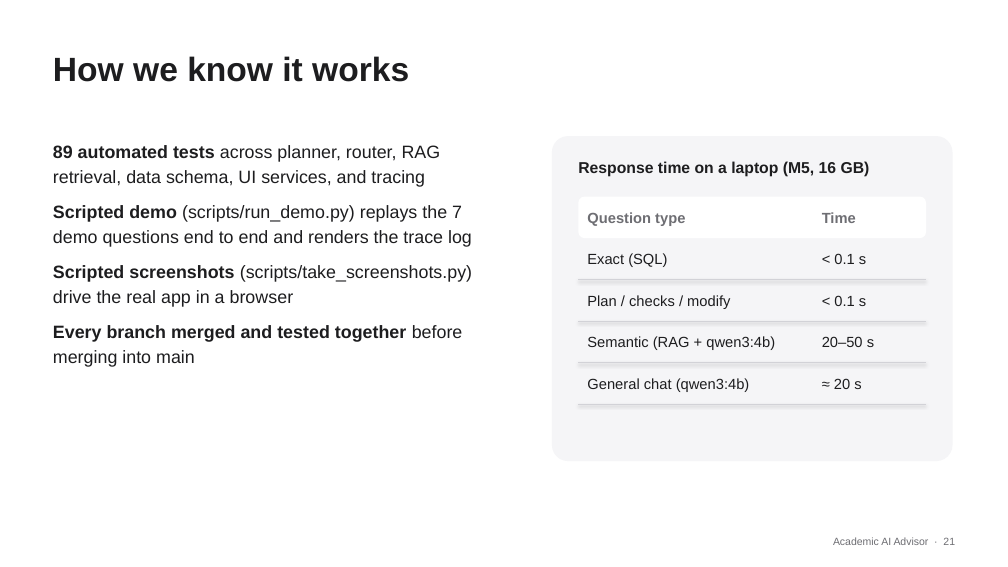
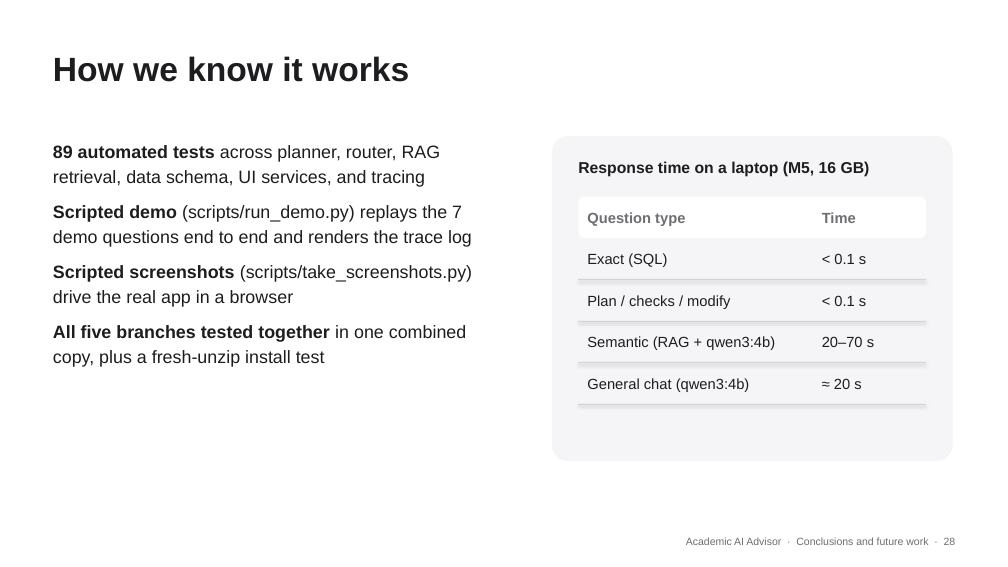
Before and after one commit to JordanTaylorGit/CSE-4392-AI-Academic-Advisor, a slide deck: slide 28 of deliverables/AI_Advisor_Presentation.pptx (slide 21 before the commit). Drawn at 1008x567 pixels with LibreOffice and Linux fonts; fonts in the diff are those of the drawing. Boxes give left, top, right and bottom in pixels: in the first picture for what was removed or moved away, otherwise in the second. Text is boxed around its words. In the diff, an @@ line names an element or a change of style, - is before the commit and + after.

```diff
--- a/deliverables/AI_Advisor_Presentation.pptx
+++ b/deliverables/AI_Advisor_Presentation.pptx
@@ text at box(53, 325, 466, 367): text changed; bold off @@
-Every branch merged and tested together before merging into main
+All five branches tested together in one combined copy, plus a fresh-unzip install test
@@ text at box(822, 336, 874, 347): text changed @@
-20–50 s
+20–70 s
@@ text at box(686, 537, 956, 545): text changed @@
-Academic AI Advisor · 21
+Academic AI Advisor · Conclusions and future work · 28
```
Also in this commit, not shown: 19 other slides changed, 9 slides added, 2 slides removed, 1 other file.
